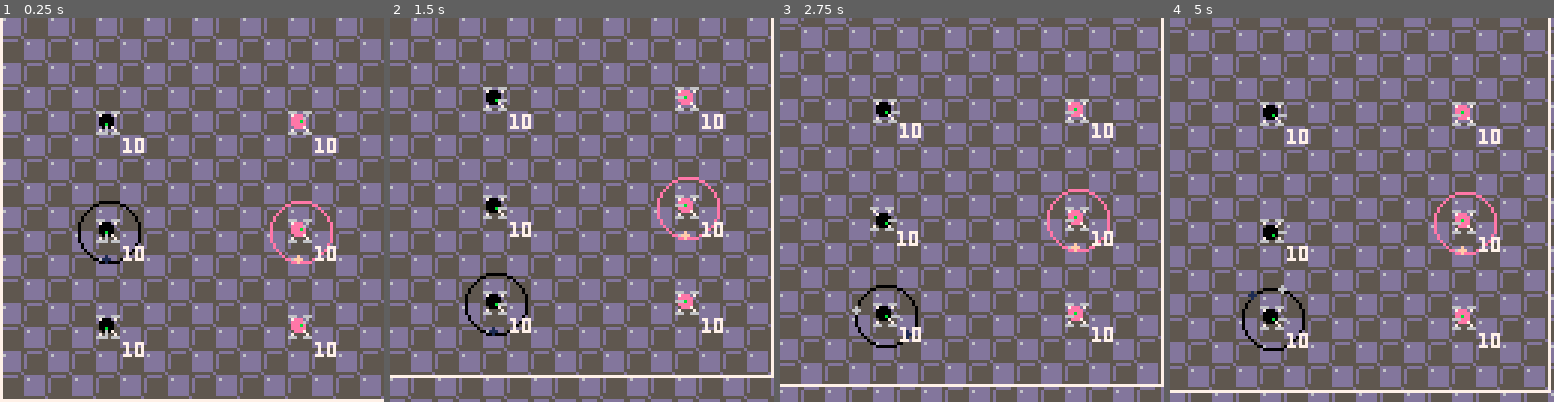
Above: before the commit, frames 1-4 (left to right).
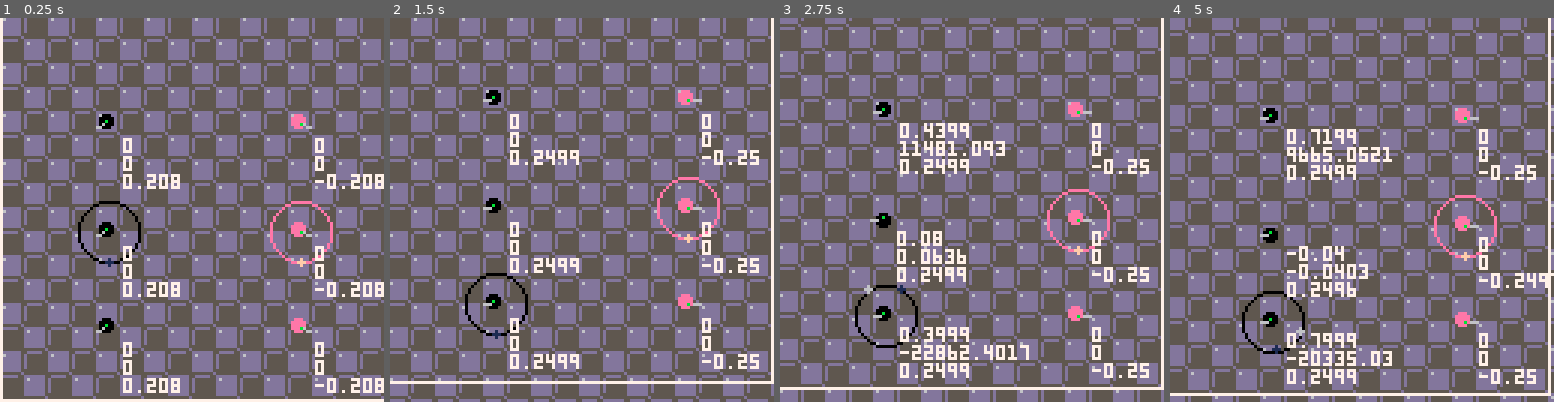
Above: after the commit, the same moments.

Repository: catnipped/pico1
Game: PICO-8 cartridge pico1.p8
Same seed, same stepped clock (60 frames per second), same inputs: the game is played once before the commit and once after it.
Inputs:
- Up to frame 1 (0.25 s): no input
- Up to frame 2 (1.5 s): tap O (Z key) at 0.7 s
- Up to frame 3 (2.75 s): hold Right 1.6-2.1 s; tap O (Z key) at 1.7, 2.1, 2.5 s; hold Up 2.15-2.42 s; hold Right from 2.47 s (still down)
- Up to frame 4 (5 s): tap O (Z key) every 0.4 s from 2.9 to 4.9 s; release Right at 3.03 s; hold Left 3.08-3.58 s; hold Down 3.63-3.97 s; hold Right 4.02-4.68 s; hold Up from 4.73 s (still down)

The runs differ from the first frame. In frame 1, 4.0% of the frame differs, in the area x 25-100%, y 24-98%; in frame 2, 5.5%; in frame 3, 7.3%; in frame 4, 29%, in the area x 0-100%, y 1-100%.

Commit message:
trying to get lerp rotation to work without success

Diff:
--- a/pico1.p8
+++ b/pico1.p8
@@ -6,6 +6,7 @@
 cam.x = 0
 cam.y = 0
 car = {}
+pi = 3.14159265359
 
 p1 = {}
 p1.nr = 1
@@ -65,10 +66,10 @@
   car[nr].y = 0
   car[nr].hp = 10
   car[nr].status = "happy"
-  car[nr].turret = 50
+  car[nr].turret = 0
   car[nr].target = 1
-  car[nr].rot = 1
-  car[nr].dir = 1
+  car[nr].rot = 0
+  car[nr].dir = 0
   car[nr].throt = 0
   car[nr].vel = 0
   car[nr].clr = plr.clr
@@ -79,7 +80,12 @@
 end
 
 function cardraw(p)
-  spr(0,p.x-4,p.y-4)
+  -- if p.rot < 180  then
+  --   spr(48+flr(p.rot/20),p.x-4,p.y-4)
+  -- else
+  --   spr(48+flr(p.rot-180/20),p.x-4,p.y-4)
+  -- end
+
   circfill(p.x-0.5,p.y-0.5,2,p.clr)
   circfill(p.x+1*sin(p.turret+0.15),p.y+1*cos(p.turret+0.15),0,11)
   line(p.x+2*sin(p.turret),p.y+2*cos(p.turret),p.x+4*sin(p.turret),p.y+4*cos(p.turret),6)
@@ -88,16 +94,21 @@
   end
   if p.active == true then
     circ(p.x,p.y,10,p.clr)
-    circfill(p.x+10*sin(p.dir/360),p.y+10*cos(p.dir/360),1,6)
-    circfill(p.x+10*sin(p.rot/360),p.y+10*cos(p.rot/360),1,p.clr+1)
+    circfill(p.x+10*sin(p.dir),p.y+10*cos(p.dir),1,6)
+    circfill(p.x+10*sin(p.rot),p.y+10*cos(p.rot),1,p.clr+1)
   end
 end
 
 function caranim(p)
-  p.x = p.x+(p.vel*0.1)*sin(p.rot/360)
-  p.y = p.y+(p.vel*0.1)*cos(p.rot/360)
-  p.vel = lerp(p.vel,p.throt,0.1)
-  p.rot = lerp(p.rot,p.dir,1/p.vel)
+  p.x = p.x+(p.vel*0.1)*sin(p.rot)
+  p.y = p.y+(p.vel*0.1)*cos(p.rot)
+  p.vel = lerp(p.vel,p.throt,0.05)
+  p.rot = lerp(p.rot,p.dir,0.1/p.vel)
+end
+
+function angleoffset(i)
+  local i2 = flr(i)
+  i =  i - i2
 end
 
 function attack_roll(c)
@@ -117,46 +128,42 @@
   end
 end
 
-function collision(c)
-  local collide = false
-
-  for a = 1,6 do
-
-    if c.nr != car[a].nr then
-      if pythagoras(c,car[a]) < c.hitbox + car[a].hitbox then
-        collide = true
-      end
-    end
-
-    if collide == true then
-      if c.timer == 0 then
-        if max(c.vel,car[a].vel) != c.vel then
-          c.hp += -2
-        else
-          c.hp += -1
-        end
-        if atan2(c.x,c.y,car[a].x,car[a].y) < 3.14 then
-          c.rot -= 1.6
-        end
-        if atan2(c.x,c.y,car[a].x,car[a].y) > 3.14 then
-          c.rot += 1.6
-        end
-        c.vel += -1
-      end
-    end
-  end
-
-  if collide == true then
-    c.timer += 1
-    if c.timer > 30 then
-      c.timer = 0
-    end
-  end
-
-end
-
-
-
+-- function collision(c)
+--   local collide = false
+--
+--   for a = 1,6 do
+--
+--     if c.nr != car[a].nr then
+--       if pythagoras(c,car[a]) < c.hitbox + car[a].hitbox then
+--         collide = true
+--       end
+--     end
+--
+--     if collide == true then
+--       if c.timer == 0 then
+--         if max(c.vel,car[a].vel) != c.vel then
+--           c.hp += -2
+--         else
+--           c.hp += -1
+--         end
+--         if atan2(car[a].x-c.x,car[a].y-c.y) < pi then
+--           c.rot -= 30
+--         else
+--           c.rot += 30
+--         end
+--         c.vel += -1
+--       end
+--     end
+--   end
+--
+--   if collide == true then
+--     c.timer += 1
+--     if c.timer > 30 then
+--       c.timer = 0
+--     end
+--   end
+--
+-- end
 
 
 function turret(c,a,b)
@@ -168,7 +175,7 @@
 
   c.target = smallest(length)
 
-  c.turret = lerp(c.turret,atan2(car[c.target].y-c.y,car[c.target].x-c.x),0.2)
+  c.turret = rotlerp(c.turret,atan2(car[c.target].y-c.y,car[c.target].x-c.x),0.2)
 end
 
 function smallest(t)
@@ -196,12 +203,13 @@
       end
     end
     if btn(1,p) then
-      x.dir += 10
+      x.dir += 0.04
     end
     if btn(0,p) then
-      x.dir += -10
-    end
-  end
+      x.dir += -0.04
+    end
+  end
+
 end
 
 function switch(c,p)
@@ -241,6 +249,11 @@
 
 function lerp(a,b,t)
   return a + t*(b-a)
+end
+
+function rotlerp(a,b,t)
+  c = (sin(b))/4
+  return a + t*(c-a)
 end
 
 function pythagoras(a,b)
@@ -343,13 +356,13 @@
     caranim(car[x])
   end
 
-  for x = 1,6 do
-    collision(car[x])
-  end
+  -- for x = 1,6 do
+  --   collision(car[x])
+  -- end
 
   for x = 1,6 do
     if car[x].x < 0 or car[x].x > 128 or car[x].y < 0 or car[x].y > 128 then
-      car[x].dir = lerp(car[x].dir,atan2(car[x].y,car[x].x,64,64),0.3)
+      car[x].dir = rotlerp(car[x].dir,atan2(64-car[x].y,64-car[x].x),0.3)
     end
   end
 end
@@ -363,23 +376,25 @@
   end
 
   camera(cam.x,cam.y)
-  -- ui(cam.x+1,cam.y+1,p1)
-  -- ui(cam.x+1,cam.y+100,p2)
-  rect(0,0,128,128,7)
+  --  ui(cam.x+1,cam.y+1,p1)
+  --  ui(cam.x+1,cam.y+100,p2)
+  rect(lerp(0,cam.x,0.3),lerp(0,cam.y,0.3),lerp(128,cam.x+128,0.3),lerp(128,cam.y+128,0.3),7)
   for x = 1,6 do
-    print(car[x].hp,car[x].x+5,car[x].y+5)
+    print(car[x].dir,car[x].x+5,car[x].y+5)
+    print(car[x].rot,car[x].x+5,car[x].y+11)
+    print(car[x].turret,car[x].x+5,car[x].y+17)
   end
 end
 
 __gfx__
-666006665ddddd55ddddddd555555555555555555555555550555555555555550000000000000000000000000000000000000000000000000000000000000000
-07000070d5555555d6ddddd555555555555555555555555555555555555555050000000000000000000000000000000000000000000000000000000000000000
-00700700d5555555ddddddd555555555555555555005555555555555555555550000000000000000000000000000000000000000000000000000000000000000
-00077000d5555555ddddddd555555555555555555555555555555555500555550000000000000000000000000000000000000000000000000000000000000000
-00077000d5555555ddddddd555555555555555555555555555500555555505550000000000000000000000000000000000000000000000000000000000000000
-00700700d5555555ddddddd555555555555555555550055555555555555555550000000000000000000000000000000000000000000000000000000000000000
-0700007055555555ddddddd555555555555500555555555555555550555555550000000000000000000000000000000000000000000000000000000000000000
-66600666555555555555555d55555555055555555555555555555555555555550000000000000000000000000000000000000000000000000000000000000000
+000000005ddddd55ddddddd555555555555555555555555550555555555555550000000000000000060000000000600000000600060000600000000000000000
+00000000d5555555d6ddddd555555555555555555555555555555555555555056600006606600000006000006000060006000600060000600000000000000000
+00000000d5555555ddddddd555555555555555555005555555555555555555550070070000070066000700600600700006007000007007000000000000000000
+00000000d5555555ddddddd555555555555555555555555555555555500555550007700000077700000777060077700000777000000770000000000000000000
+00000000d5555555ddddddd555555555555555555555555555500555555505550007700000777000607770000007770000077700000770000000000000000000
+00000000d5555555ddddddd555555555555555555550055555555555555555550070070066007000060070000007006000070060007007000000000000000000
+0000000055555555ddddddd555555555555500555555555555555550555555556600006600000660000006000060000600600060060000600000000000000000
+00000000555555555555555d55555555055555555555555555555555555555550000000000000000000000600006000000600000060000600000000000000000
 00000000000000000000000007077077777077777777070777700770770077777777777777777707777770770770770770777000000000000000000000000000
 00000000000000000000000077777770070777077070777707070777070077770770777777770007007070770777707077707000000000000000000000000000
 00000000000000000000000070777777777077770077770777777770777770770777770000770077007077707077770707007700000000000000000000000000
